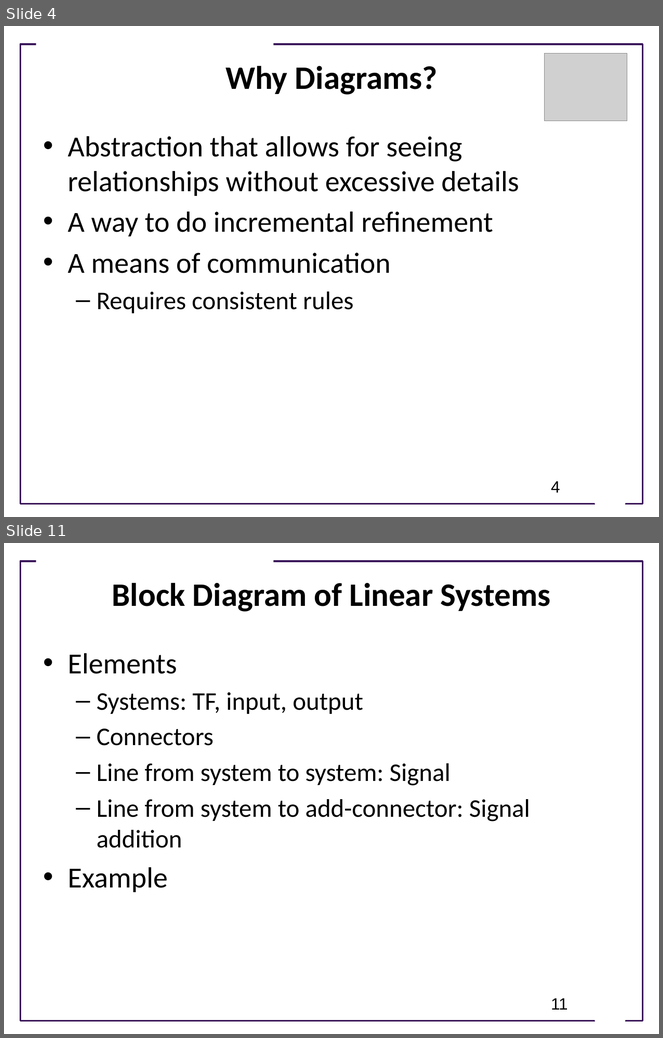
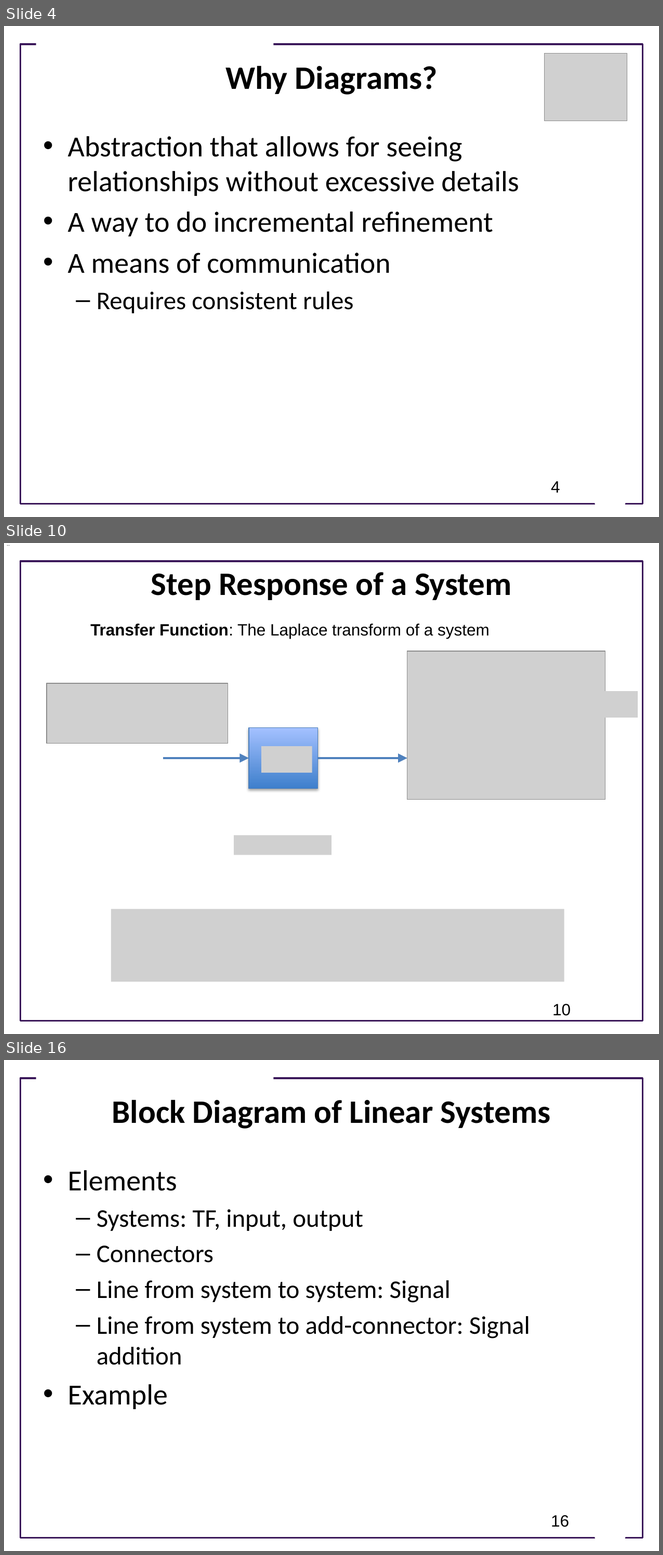
Before and after one commit to joseph-hellerstein/advanced-controls-lectures, a slide deck: Lecture_8-Analysis-Using-Block-Diagrams/Analysis-Using-Block-Diagrams.pptx. Shown one above the other, each under a label of ours: slides 4 and 11 before the commit, slides 4, 10 and 16 after it; the slides between them are not shown. The pictures are 663x1038 and 663x1555 pixels, drawn with LibreOffice and Linux fonts; fonts in the diff are those of the drawing; grey boxes stand for pictures; background and template pictures are left out. Boxes give left, top, right and bottom in pixels: in the first picture for what was removed or moved away, otherwise in the second. Text is boxed around its words. In the diff, an @@ line names an element or a change of style, - is before the commit and + after.

```diff
--- a/Lecture_8-Analysis-Using-Block-Diagrams/Analysis-Using-Block-Diagrams.pptx
+++ b/Lecture_8-Analysis-Using-Block-Diagrams/Analysis-Using-Block-Diagrams.pptx
@@ slide 10 added at [4,543,659,1034], background #FFFFFF; not listed: 1 template element that a slide beside it also shows @@
@@ title added at [151,572,512,600], 36 pt, text #000000, bold @@
+Step Response of a System
@@ text added at [90,624,490,639], 18 pt, text #000000 @@
+Transfer Function: The Laplace transform of a system
@@ picture added at [408,651,606,800] @@
@@ picture added at [47,683,228,744] @@
@@ picture added at [583,691,637,717] @@
@@ rectangle added at [249,728,318,788], fill gradient #3F80CE to #A4C4FF, outline #4B7EBC 0.75 pt @@
@@ arrow added from (163, 759) to (249, 759), #4F81BD 2 pt @@
@@ picture added at [261,746,312,772] @@
@@ arrow added from (318, 759) to (408, 759), #4F81BD 2 pt @@
@@ picture added at [234,835,332,855] @@
@@ picture added at [111,909,564,982] @@
@@ page number added at [553,1004,571,1016], 18 pt, text #000000 @@
+10
@@ what was slide 11 is now slide 16 @@
@@ page number at [551,1516,569,1527]: text changed @@
-11
+16
```
Also in this commit, not shown: 6 slides changed, 13 other slides added, 1 other file.
